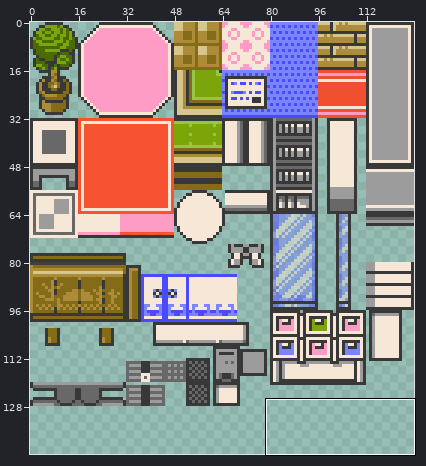
File history of a sprite sheet, P3D/Content/Textures/House4.png. Above, an overview of the earlier version with the close-up marked.
Close-up. Before the commit:
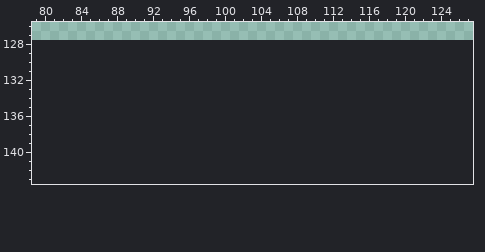
The file is 128x128 pixels. Colours within 5 levels of each other are drawn and written as one. Shown: x 79..127, y 126..143. The old version is drawn lined up with the new one, on the new canvas. The commit also changed other parts of the picture, which this record leaves out.
After:
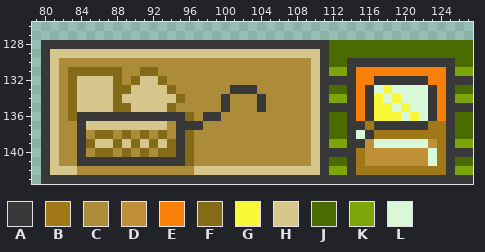
Palette (. is transparent): A #383838  B #a07818  C #ad8c39  D #c09038  E #f88008  F #846b18  G #f8f838  H #d6c68c  J #4a6b00  K #7ba508  L #d8f8d8
From old to new:
canvas 128x128 -> 128x144
@@ x 79..127 @@
 127 .................................................
-128 .................................................
-129 .................................................
-130 .................................................
-131 .................................................
-132 .................................................
-133 .................................................
-134 .................................................
-135 .................................................
-136 .................................................
-137 .................................................
-138 .................................................
-139 .................................................
-140 .................................................
-141 .................................................
-142 .................................................
-143 .................................................
+128 .AAAAAAAAAAAAAAAAAAAAAAAAAAAAAAAAJJJJJJJJJJJJJJJJ
+129 .AHHHHHHHHHHHHHHHHHHHHHHHHHHHHHHAJJJJJJJJJJJJJJJJ
+130 .AHCCCCCCCCCCCCCCCCCCCCCCCCCCCCHAJJAAAAAAAAAAAAJJ
+131 .AHCFFFFFFCCFFCCCCCCCCCCCCCCCCCHAKKAEEEEEEEEEEAKK
+132 .AHCFHHHHFCFHHFCCCCCCCCCCCCCCCCHAAAAEEAAAAAAEEAAA
+133 .AHCFHHHHFFHHHHFCCCCCCAAACCCCCCHAJJAEALGLLLLAEAJJ
+134 .AHCFHHHHFHHHHHHFCCCCACCCACCCCCHAKKAEAGLGLLLAEAKK
+135 .AHCFHHHHFFHHHHFCCCCCACCCACCCCCHAAAAEAGGLGLLAEAAA
+136 .AHCFAAAAAAAAAAAAFCAACCCCCCCCCCHAJJAEAGGGLGLAEAJJ
+137 .AHCCAHHHHHHHHHCAAACCCCCCCCCCCCHAJJAABAAAAAABBAJJ
+138 .AHCCACFFCFCFCFCAFCCCCCCCCCCCCCHAJJALABBBBBBBBAJJ
+139 .AHCCAFHHFHFHFHFAFCCCCCCCCCCCCCHAKKAADLLLLLLDBAKK
+140 .AHCCACFFCFCFCFFAFCCCCCCCCCCCCCHAAAABDDDDDDDLBAAA
+141 .AHCCAAAAAAAAAAAAFCCCCCCCCCCCCCHAJJABDDDDDDDLBAJJ
+142 .AHHHCCCCCCCCCCCCCHHHHHHHHHHHHHHAKKABBBBBBBBBBAKK
+143 .AAAAAAAAAAAAAAAAAAAAAAAAAAAAAAAAAAAAAAAAAAAAAAAA
Changed places in both close-ups, as pixel boxes (x1, y1, x2, y2):
added: (41, 40, 473, 184)
